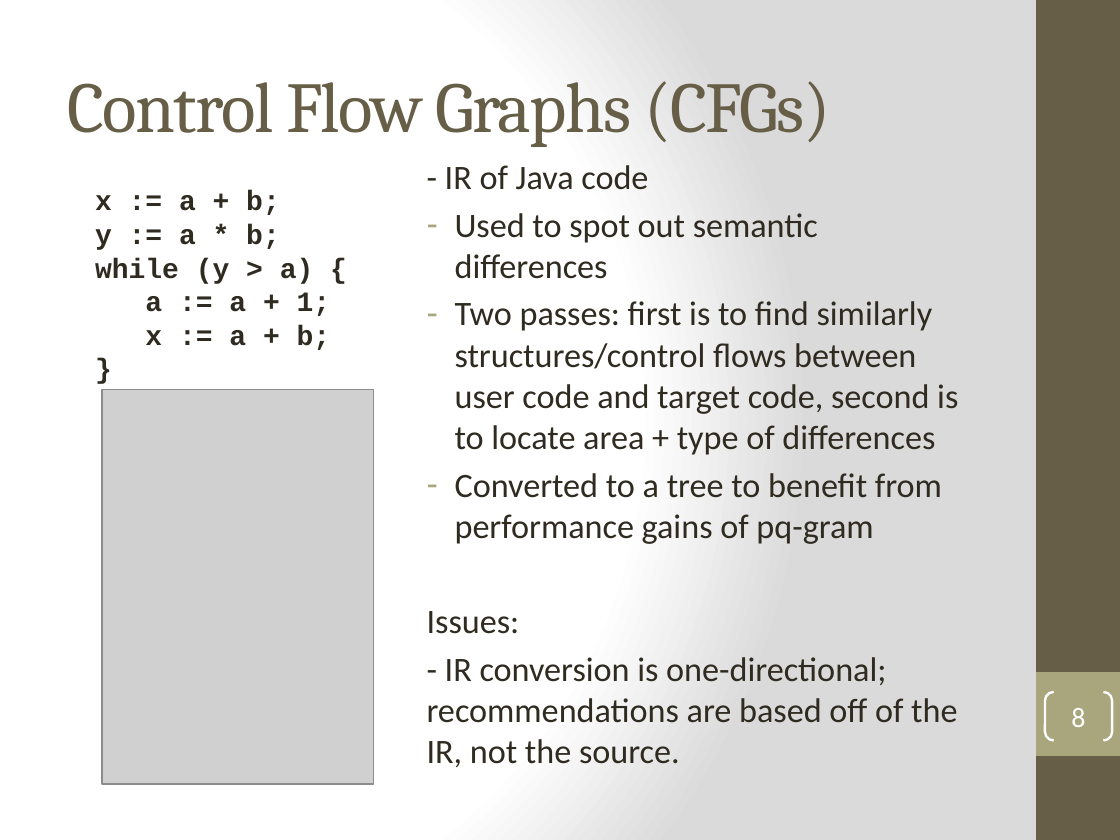
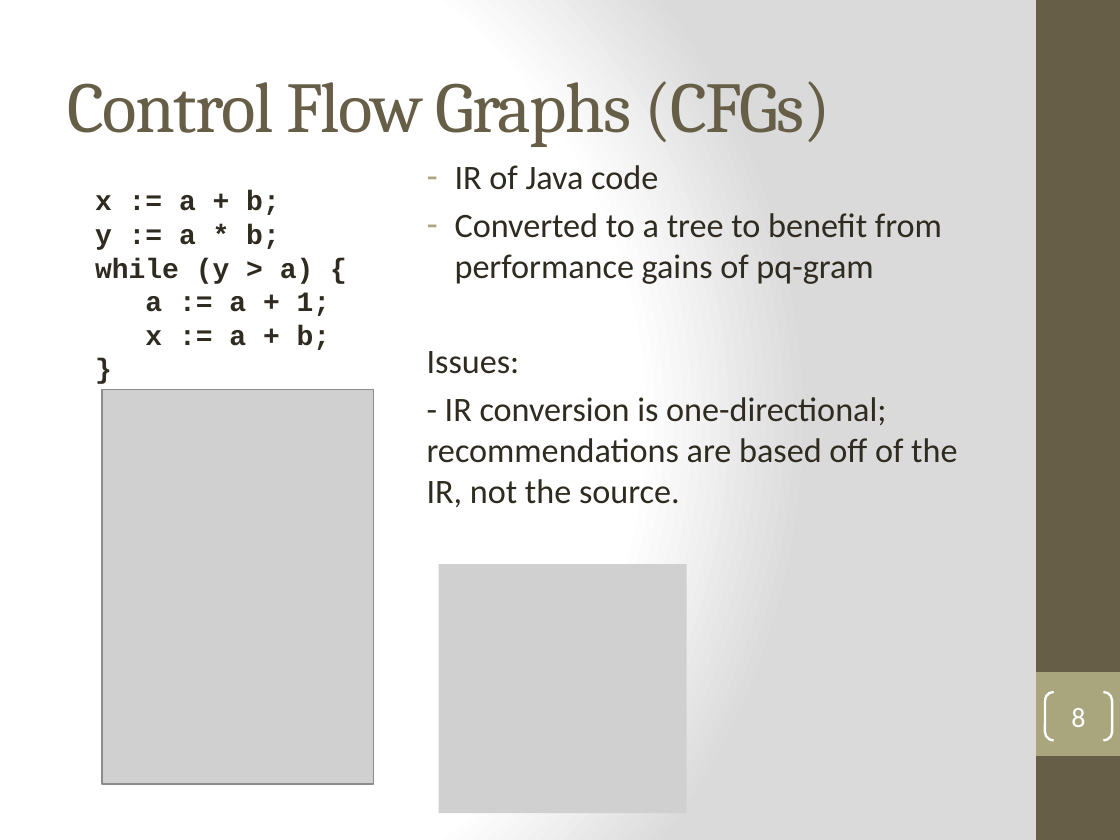
Before and after one commit to SuitAndThai/Graph-Matching, a slide deck: slide 8 of Documents/Winter Presentation.pptx. Drawn at 1120x840 pixels with LibreOffice and Linux fonts; fonts in the diff are those of the drawing; grey boxes stand for pictures. Boxes give left, top, right and bottom in pixels: in the first picture for what was removed or moved away, otherwise in the second. Text is boxed around its words. In the diff, an @@ line names an element or a change of style, - is before the commit and + after.

```diff
--- a/Documents/Winter Presentation.pptx
+++ b/Documents/Winter Presentation.pptx
@@ text at [455, 165, 658, 190]: text changed @@
-- IR of Java code
-– Used to spot out semantic differences
-– Two passes: first is to find similarly structures/control flows between user code and target code, second is to locate area + type of differences
+– IR of Java code
@@ picture added at [439, 564, 687, 813] @@
```
Also in this commit, not shown: 3 other slides changed, 3 slides added, 2 slides removed.
